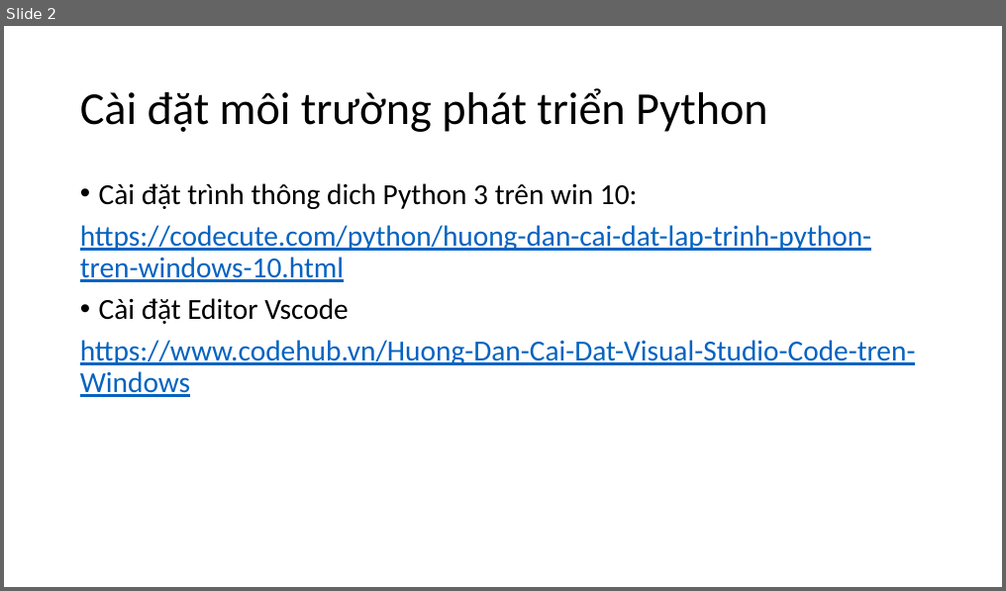
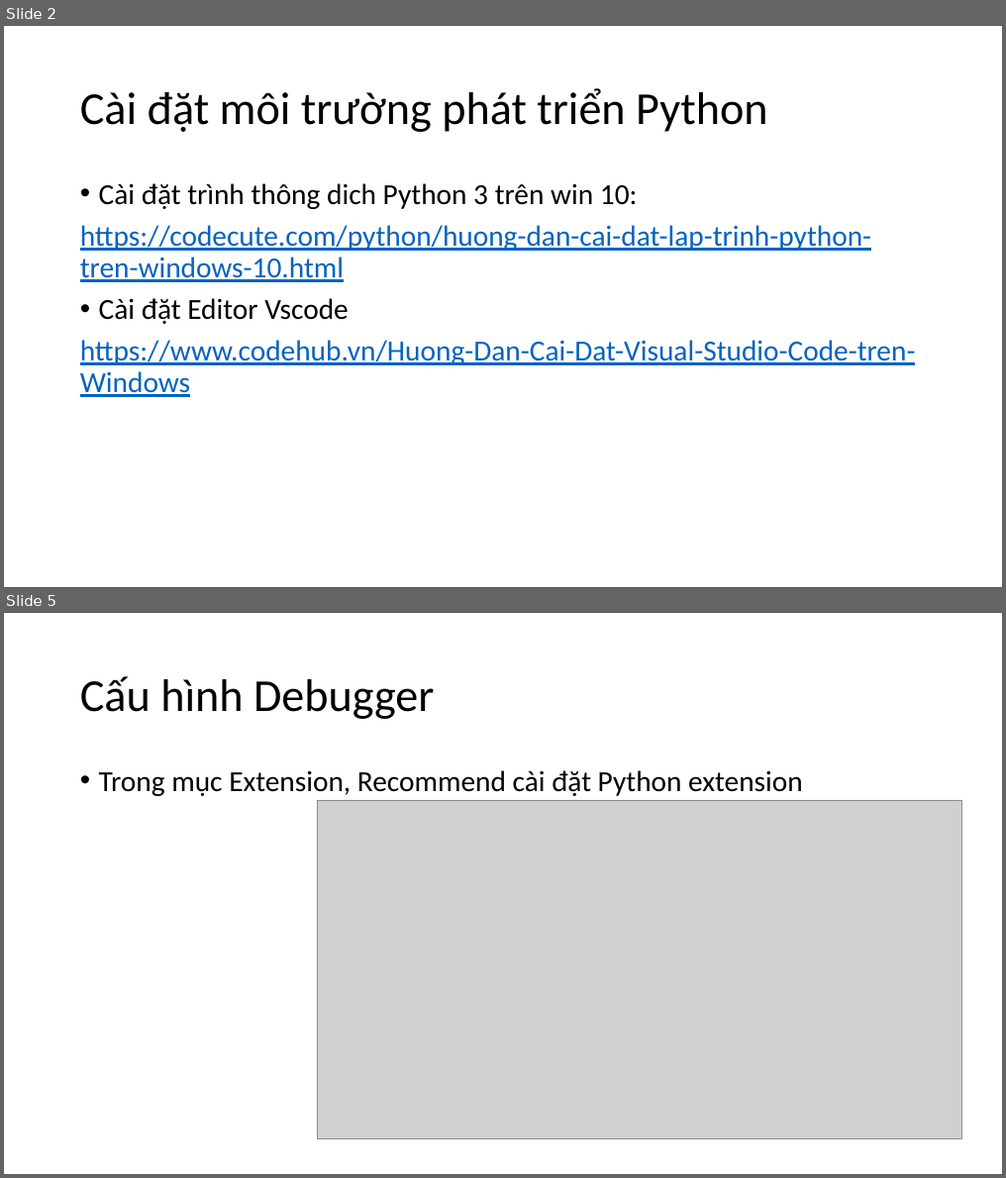
Before and after one commit to levinhhoang16/PyOpenCVCourse, a slide deck: Lecture/PythonCoban.pptx. Shown one above the other, each under a label of ours: slide 2 before the commit, slides 2 and 5 after it; the slides between them are not shown. The pictures are 1006x591 and 1006x1178 pixels, drawn with LibreOffice and Linux fonts; fonts in the diff are those of the drawing; grey boxes stand for pictures. Boxes give left, top, right and bottom in pixels: in the first picture for what was removed or moved away, otherwise in the second. Text is boxed around its words. In the diff, an @@ line names an element or a change of style, - is before the commit and + after.

```diff
--- a/Lecture/PythonCoban.pptx
+++ b/Lecture/PythonCoban.pptx
@@ slide 5 added at bbox=[4, 613, 1002, 1174], background #FFFFFF @@
@@ title added at bbox=[80, 676, 434, 719], 44 pt, text #000000 @@
+Cấu hình Debugger
@@ text added at bbox=[99, 770, 803, 796], 28 pt, text #000000 @@
+• Trong mục Extension, Recommend cài đặt Python extension
@@ picture added at bbox=[317, 800, 961, 1140] @@
```
Also in this commit, not shown: 1 slide changed, 6 other slides added, 1 other file.
